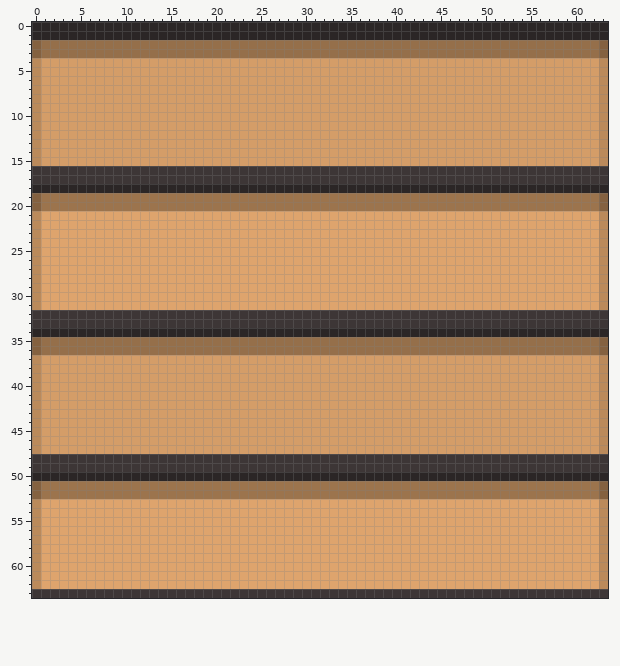
A pixel-art sprite gets an edit: Assets/Sprites/Interier Tiles/ladderTile.png. That is the earlier state.
The file is 64x64 pixels.
Once edited:
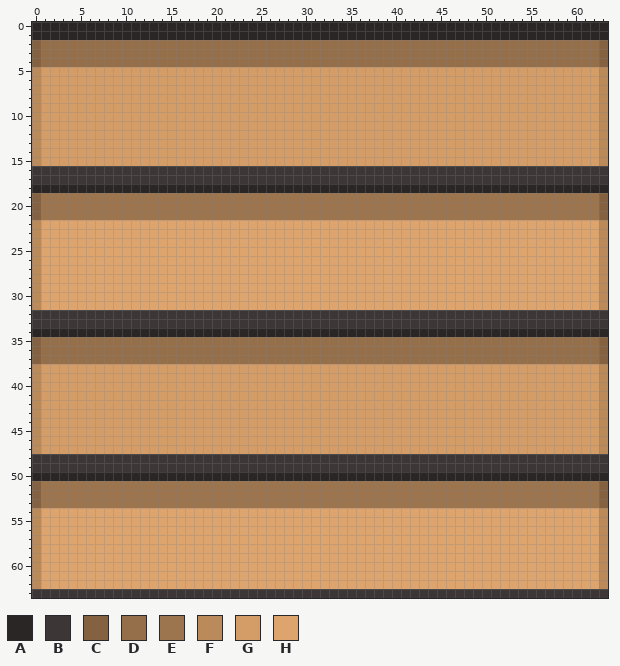
Palette (. is transparent): A #2b2626  B #3d3636  C #846140  D #956f4a  E #9c744d  F #bb8a5b  G #d49d68  H #dea46d
The exact change:
Changed rows in their new state; - is an unchanged pixel.
first column x 0:
 4 CDDDDDDDDDDDDDDDDDDDDDDDDDDDDDDDDDDDDDDDDDDDDDDDDDDDDDDDDDDDDDDC
first column x 0:
21 CEEEEEEEEEEEEEEEEEEEEEEEEEEEEEEEEEEEEEEEEEEEEEEEEEEEEEEEEEEEEEEC
first column x 0:
37 CDDDDDDDDDDDDDDDDDDDDDDDDDDDDDDDDDDDDDDDDDDDDDDDDDDDDDDDDDDDDDDC
first column x 0:
53 CEEEEEEEEEEEEEEEEEEEEEEEEEEEEEEEEEEEEEEEEEEEEEEEEEEEEEEEEEEEEEEC
Changed places in both pictures, as pixel boxes (x1, y1, x2, y2):
changed: (32, 58, 608, 67)
changed: (32, 211, 608, 220)
changed: (32, 355, 608, 364)
changed: (32, 499, 608, 508)
